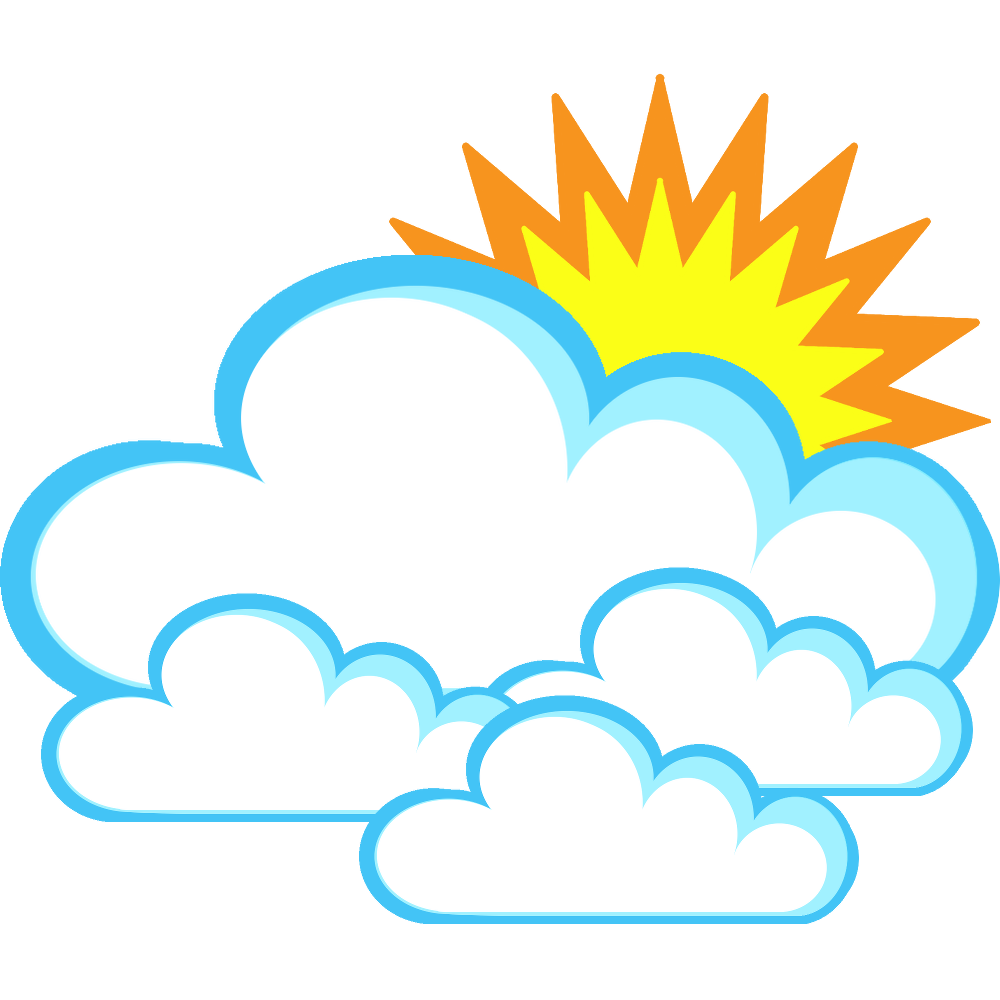
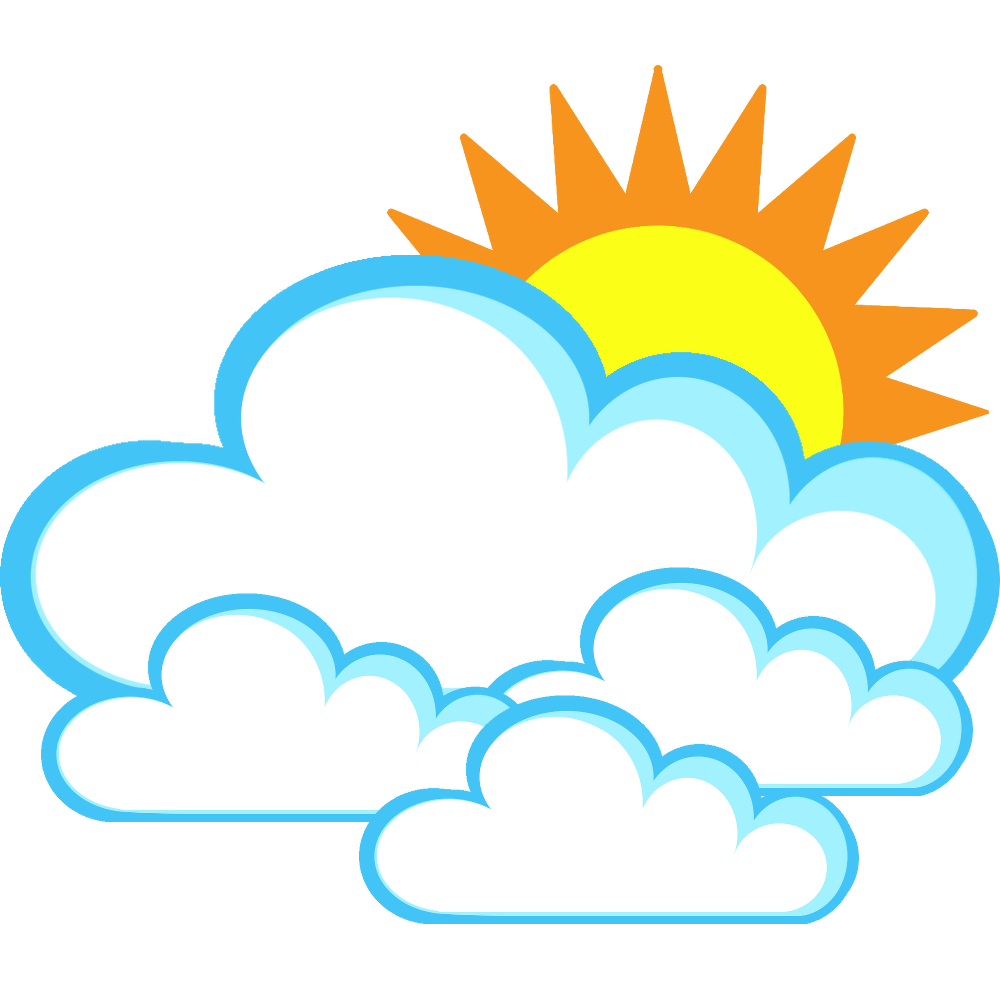
Comparing the layer stacks of the two (1000, 1000) images. Changes:
renamed "sun" to "sun.png", painted on it over (386, 64, 993, 512)
